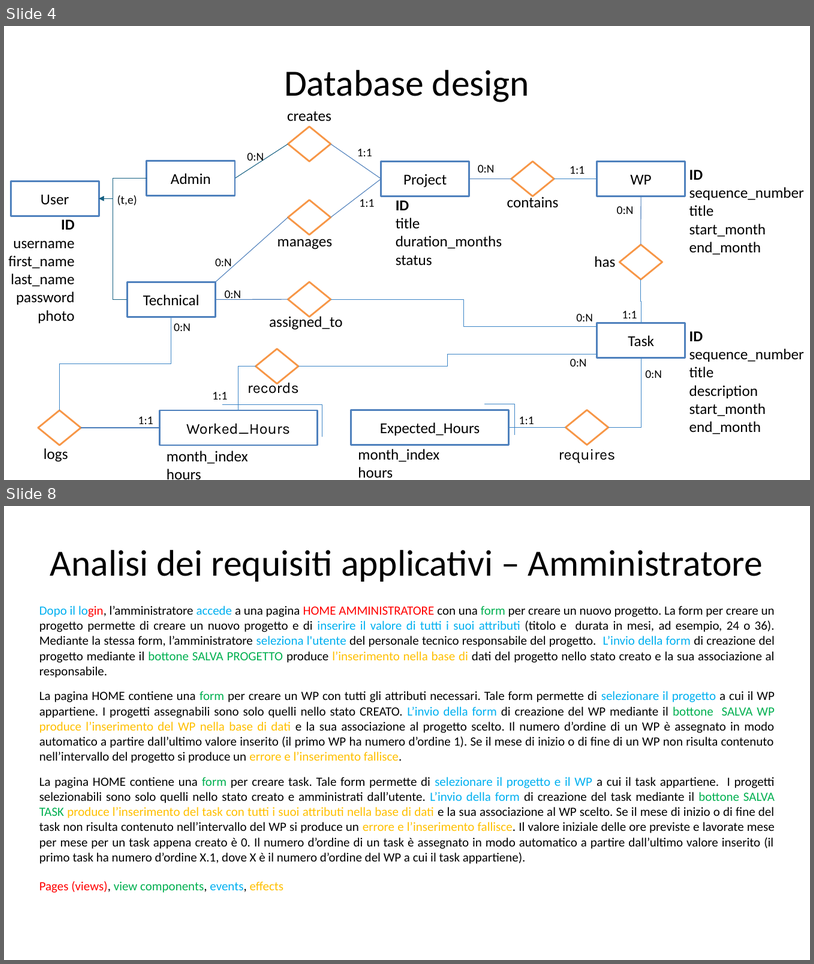
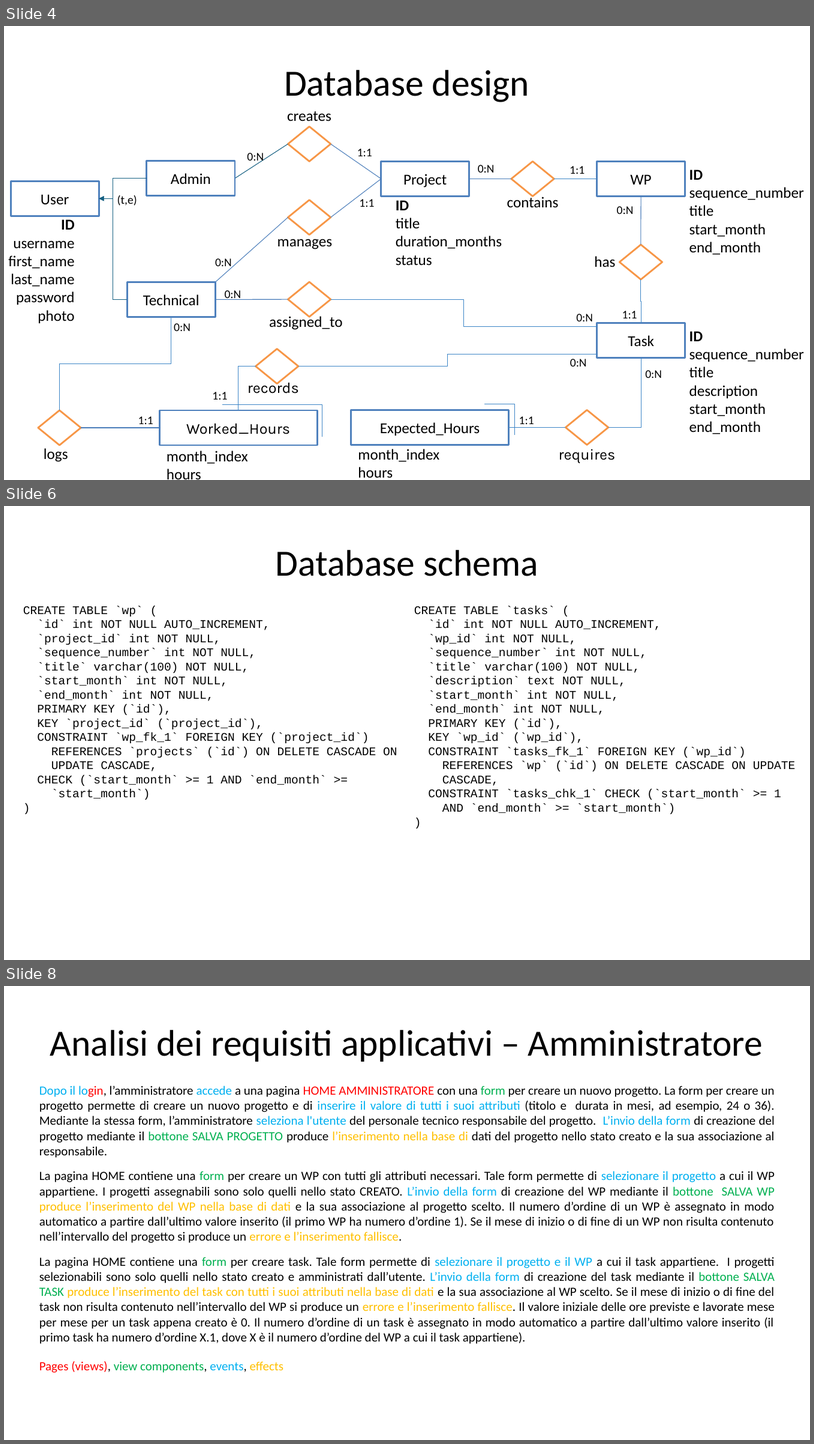
Before and after one commit to gilbertobrambilla/tiw-2026-html, a slide deck: docs/TIW_documentazione.pptx. Shown one above the other, each under a label of ours: slides 4 and 8 before the commit, slides 4, 6 and 8 after it; the slides between them are not shown. The pictures are 814x964 and 814x1444 pixels, drawn with LibreOffice and Linux fonts; fonts in the diff are those of the drawing. Boxes give left, top, right and bottom in pixels: in the first picture for what was removed or moved away, otherwise in the second. Text is boxed around its words. In the diff, an @@ line names an element or a change of style, - is before the commit and + after.

```diff
--- a/docs/TIW_documentazione.pptx
+++ b/docs/TIW_documentazione.pptx
@@ slide 6 added at (4, 506, 810, 960), background #FFFFFF @@
@@ text added at (275, 550, 539, 576), 44 pt, text #000000 @@
+Database schema
@@ text added at (23, 606, 398, 799), 14 pt, text #000000 @@
+CREATE TABLE `wp` (
+`id` int NOT NULL AUTO_INCREMENT,
+`project_id` int NOT NULL,
+`sequence_number` int NOT NULL,
+`title` varchar(100) NOT NULL,
+`start_month` int NOT NULL,
+`end_month` int NOT NULL,
+PRIMARY KEY (`id`),
+KEY `project_id` (`project_id`),
+CONSTRAINT `wp_fk_1` FOREIGN KEY (`project_id`)
+REFERENCES `projects` (`id`) ON DELETE CASCADE ON
+UPDATE CASCADE,
+CHECK (`start_month` >= 1 AND `end_month` >=
+`start_month`)
+)
@@ text added at (414, 606, 796, 814), 14 pt, text #000000 @@
+CREATE TABLE `tasks` (
+`id` int NOT NULL AUTO_INCREMENT,
+`wp_id` int NOT NULL,
+`sequence_number` int NOT NULL,
+`title` varchar(100) NOT NULL,
+`description` text NOT NULL,
+`start_month` int NOT NULL,
+`end_month` int NOT NULL,
+PRIMARY KEY (`id`),
+KEY `wp_id` (`wp_id`),
+CONSTRAINT `tasks_fk_1` FOREIGN KEY (`wp_id`)
+REFERENCES `wp` (`id`) ON DELETE CASCADE ON UPDATE
+CASCADE,
+CONSTRAINT `tasks_chk_1` CHECK (`start_month` >= 1
+AND `end_month` >= `start_month`)
+)
```
Also in this commit, not shown: 5 slides changed, 8 other slides added, 3 slides removed.
